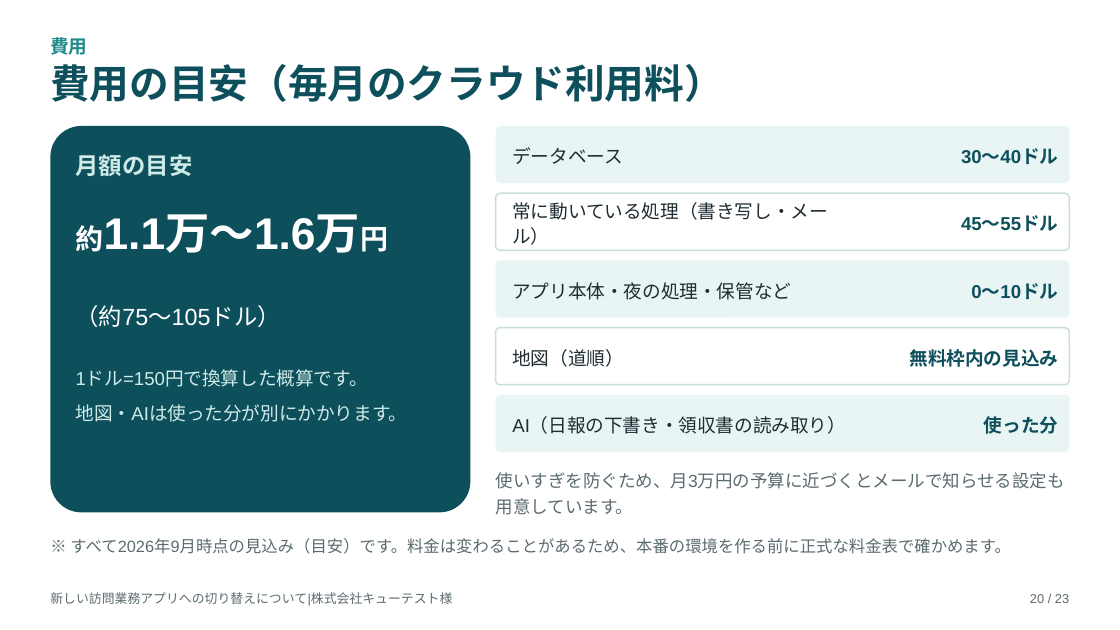
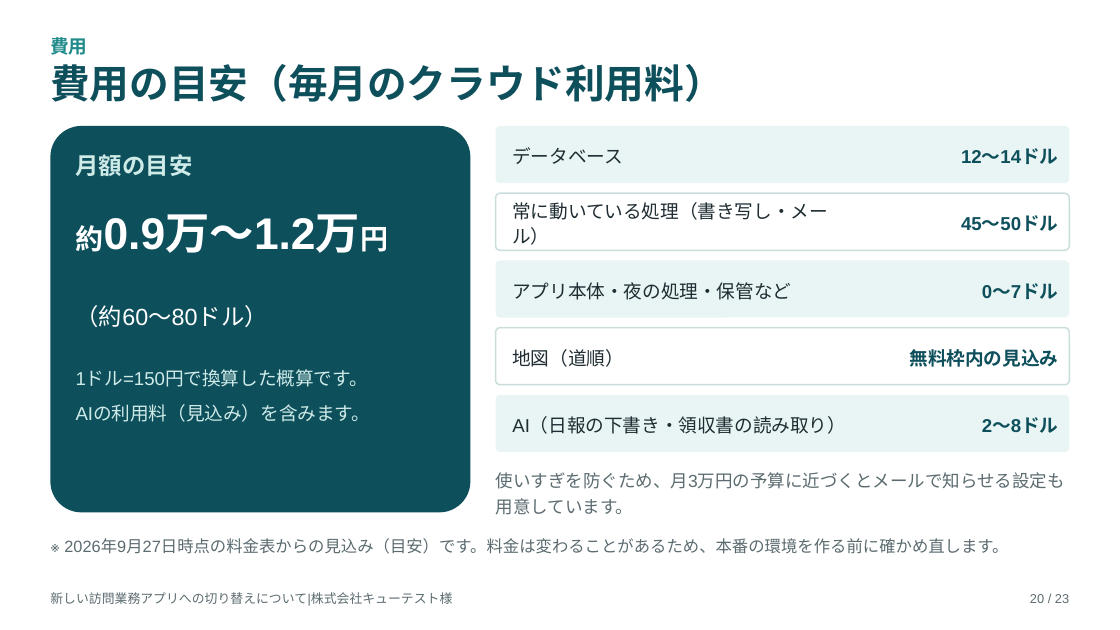
Before and after one commit to katahimo-dev/katahimo-app, a slide deck: slide 20 of doc/partner/新アプリ切替のご説明_キューテスト様.pptx. Drawn at 1120x630 pixels with LibreOffice and Linux fonts; fonts in the diff are those of the drawing. Boxes give left, top, right and bottom in pixels: in the first picture for what was removed or moved away, otherwise in the second. Text is boxed around its words. In the diff, an @@ line names an element or a change of style, - is before the commit and + after.

```diff
--- a/doc/partner/新アプリ切替のご説明_キューテスト様.pptx
+++ b/doc/partner/新アプリ切替のご説明_キューテスト様.pptx
@@ text at <box>961,149,1058,164</box>: text changed @@
-30〜40ドル
+12〜14ドル
@@ text at <box>76,214,361,253</box>: text changed @@
-約1.1万〜1.6万円
+約0.9万〜1.2万円
@@ text at <box>961,216,1058,231</box>: text changed @@
-45〜55ドル
+45〜50ドル
@@ text at <box>982,283,1059,299</box>: text changed @@
-0〜10ドル
+0〜7ドル
@@ text at <box>76,305,268,327</box>: text changed @@
-（約75〜105ドル）
+（約60〜80ドル）
@@ text at <box>76,406,371,422</box>: text changed @@
-地図・AIは使った分が別にかかります。
+AIの利用料（見込み）を含みます。
@@ text at <box>982,418,1059,433</box>: text changed @@
-使った分
+2〜8ドル
@@ text at <box>101,538,1009,554</box>: text changed @@
-※ すべて2026年9月時点の見込み（目安）です。料金は変わることがあるため、本番の環境を作る前に正式な料金表で確かめます。
+※ 2026年9月27日時点の料金表からの見込み（目安）です。料金は変わることがあるため、本番の環境を作る前に確かめ直します。
```
Also in this commit, not shown: 9 other files.
